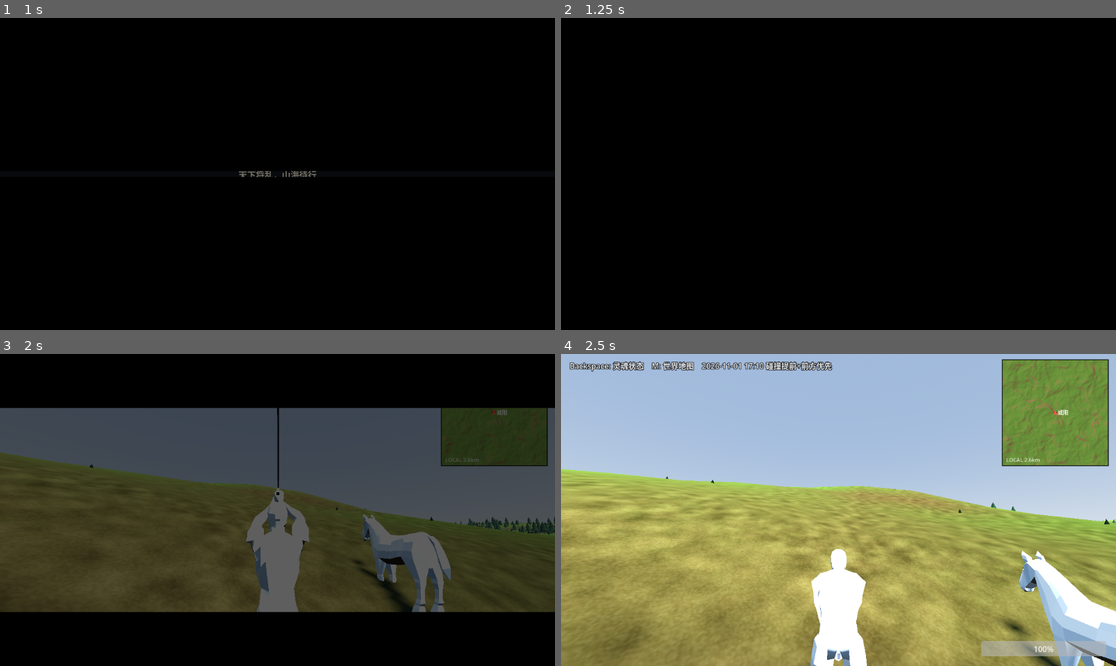
Above: before the commit, frames 1-4 (two rows, left to right).
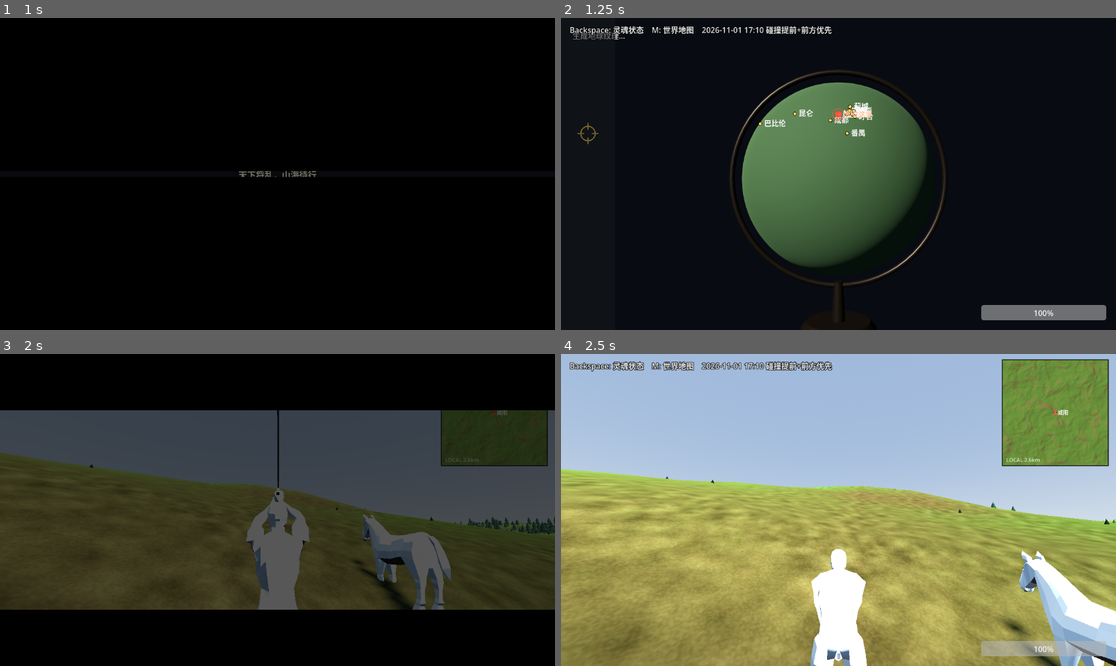
Above: after the commit, the same moments.

Repository: Richesfire/map
Game: Godot game, scene res://scenes/main_menu.tscn
Same seed, same stepped clock (60 frames per second), same inputs: the game is played once before the commit and once after it.
Inputs (mouse positions are in pixels of both pictures, inside the frame that each line leads up to):
- Up to frame 1 (1 s): click "开 始 游 戏" at 0.5 s
- Up to frame 2 (1.25 s): no input
- Up to frame 3 (2 s): tap Enter at 1.25 s; move the mouse to (305, 510) at 1.27 s; hold W (move_forward) from 1.28 s (still down); hold F (interact) from 1.28 s (still down); click (305, 510) at 1.42 s; tap Space (jump) at 1.52 s
- Up to frame 4 (2.5 s): keep holding W (move_forward); move the mouse to (810, 510) at 2.02 s; release F (interact) at 2.03 s; tap Enter at 2.1 s; click (810, 510) at 2.17 s; tap Space (jump) at 2.27 s

Frame 1 is identical in both runs. In frame 2, 18% of the frame differs, in the area x 1-99%, y 2-100%; in frame 3, 1.5%; in frame 4, nothing differs.

Commit message:
准星改为左侧停靠+拖拽放置；地球仪贴图在开局黑屏预加载

Diff:
--- a/godot/scripts/map/minimap.gd
+++ b/godot/scripts/map/minimap.gd
@@ -329,6 +329,22 @@
 	return _dialog
 
 
+## 在进入游戏的黑屏期间把地球仪和它的贴图先建好，
+## 这样第一次按 M 是瞬间打开的。
+func prewarm_world_map() -> void:
+	if world == null:
+		return
+	open_world_map()
+	var dlg := get_dialog()
+	if dlg != null:
+		# 等地球贴图生成完（open() 内部是协程）
+		for i in 400:
+			await get_tree().process_frame
+			if dlg.is_ready_for_map():
+				break
+	close_world_map()
+
+
 func close_world_map() -> void:
 	if _dialog != null and is_instance_valid(_dialog):
 		_dialog.close()
--- a/godot/scripts/map/world_map_dialog.gd
+++ b/godot/scripts/map/world_map_dialog.gd
@@ -28,6 +28,7 @@
 var _built := false
 var _target_dir := Vector3.ZERO
 var _pin_dragging := false
+var _pin_pos := Vector2(56, 240)
 var _pin: Panel
 var _bar: ColorRect
 var _pin_home := Vector2(24, 220)
@@ -138,6 +139,23 @@
 	if event is InputEventMouseButton:
 		var mb := event as InputEventMouseButton
 		if mb.button_index == MOUSE_BUTTON_LEFT:
+			if mb.pressed and _near_pin(mb.position):
+				_pin_dragging = true
+				_pin_pos = mb.position
+				get_viewport().set_input_as_handled()
+				return
+			if not mb.pressed and _pin_dragging:
+				_pin_dragging = false
+				var hit := _globe.pick(mb.position)
+				if hit == Vector3.ZERO:
+					_target_dir = Vector3.ZERO
+					_pin_pos = Vector2(56, 240)
+				else:
+					_target_dir = hit
+					_pin_pos = mb.position
+				_overlay.queue_redraw()
+				get_viewport().set_input_as_handled()
+				return
 			if false:
 				_pin_dragging = true
 				_pin.position = mb.position - Vector2(32, 32)
@@ -165,13 +183,11 @@
 			_globe.zoom_by(-1.0)
 			_overlay.queue_redraw()
 			get_viewport().set_input_as_handled()
-	elif event is InputEventMouseMotion:
+	elif event is InputEventMouseMotion and _pin_dragging:
 		var mmv := event as InputEventMouseMotion
-		var hv := _globe.pick(mmv.position)
-		var changed := hv != _target_dir
-		_target_dir = hv
-		if changed:
-			_overlay.queue_redraw()
+		_pin_pos = mmv.position
+		_overlay.queue_redraw()
+		get_viewport().set_input_as_handled()
 	elif event is InputEventMouseMotion and _pin_dragging:
 		var mm2 := event as InputEventMouseMotion
 		_pin.position = mm2.position - Vector2(32, 32)
@@ -223,3 +239,17 @@
 	_target_dir = Vector3.ZERO
 	if _pin != null:
 		_pin.position = _pin_home
+
+
+## 鼠标是否落在准星上（半径 34 像素）
+func _near_pin(p: Vector2) -> bool:
+	return p.distance_to(_pin_pos) <= 34.0
+
+
+func pin_pos() -> Vector2:
+	return _pin_pos
+
+
+## 地球贴图是否已生成完（预加载时用来判断）
+func is_ready_for_map() -> bool:
+	return _globe != null and _globe._tex != null
--- a/godot/scripts/map/world_map_overlay.gd
+++ b/godot/scripts/map/world_map_overlay.gd
@@ -26,6 +26,15 @@
 			draw_string(font, p + Vector2(8, 5), a.label, HORIZONTAL_ALIGNMENT_LEFT,
 					-1, 15, Color(1, 1, 1, 0.96))
 
+	# ---- 旅行准星（停靠在左侧，可拖到球上）
+	var pp := dialog.pin_pos()
+	draw_circle(pp, 15.0, Color(0.06, 0.05, 0.03, 0.55))
+	draw_arc(pp, 15.0, 0.0, TAU, 32, Color(0.98, 0.82, 0.32, 0.95), 2.5)
+	draw_line(pp + Vector2(-22, 0), pp + Vector2(-8, 0), Color(0.98, 0.82, 0.32), 2.0)
+	draw_line(pp + Vector2(8, 0), pp + Vector2(22, 0), Color(0.98, 0.82, 0.32), 2.0)
+	draw_line(pp + Vector2(0, -22), pp + Vector2(0, -8), Color(0.98, 0.82, 0.32), 2.0)
+	draw_line(pp + Vector2(0, 8), pp + Vector2(0, 22), Color(0.98, 0.82, 0.32), 2.0)
+
 	# ---- 旅行目标标记
 	if dialog._target_dir != Vector3.ZERO:
 		var tp := dialog.project(dialog._target_dir)
@@ -39,10 +48,10 @@
 						-1, 15, Color(1, 0.88, 0.5, 0.98))
 
 	# ---- 玩家当前位置（红点 + 光环）
-	var pp := dialog.project(dialog.world.region_center_dir)
-	if pp.x >= 0.0:
-		draw_circle(pp, 7.0, Color(1, 0.33, 0.24, 0.95))
-		draw_arc(pp, 12.0, 0.0, TAU, 28, Color(1, 0.33, 0.24, 0.6), 2.0)
+	var pm := dialog.project(dialog.world.region_center_dir)
+	if pm.x >= 0.0:
+		draw_circle(pm, 7.0, Color(1, 0.33, 0.24, 0.95))
+		draw_arc(pm, 12.0, 0.0, TAU, 28, Color(1, 0.33, 0.24, 0.6), 2.0)
 		if font != null:
-			draw_string(font, pp + Vector2(14, 5), "你在这里", HORIZONTAL_ALIGNMENT_LEFT,
+			draw_string(font, pm + Vector2(14, 5), "你在这里", HORIZONTAL_ALIGNMENT_LEFT,
 					-1, 14, Color(1, 0.75, 0.6, 0.95))
--- a/godot/scripts/world/world_root.gd
+++ b/godot/scripts/world/world_root.gd
@@ -83,6 +83,10 @@
 	_build_hint()
 
 	_cli()
+
+	# 趁黑屏把地球仪贴图先算好，第一次按 M 就不会卡
+	if _minimap != null:
+		await _minimap.prewarm_world_map()
 
 	var wake := get_node_or_null("/root/Wake")
 	if wake != null:
Not shown, added: godot/_截图/34_地图准星.png.import
Binary file added: godot/_截图/35_准星停靠.png
